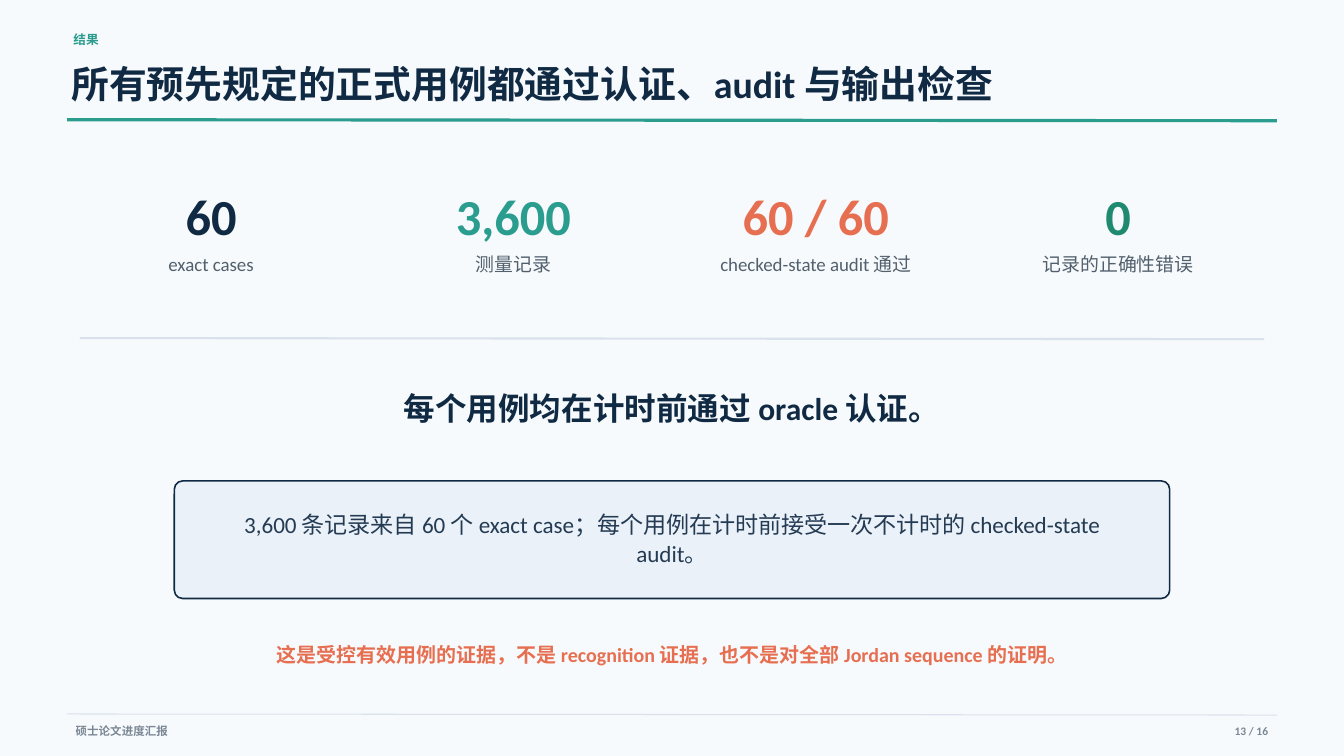
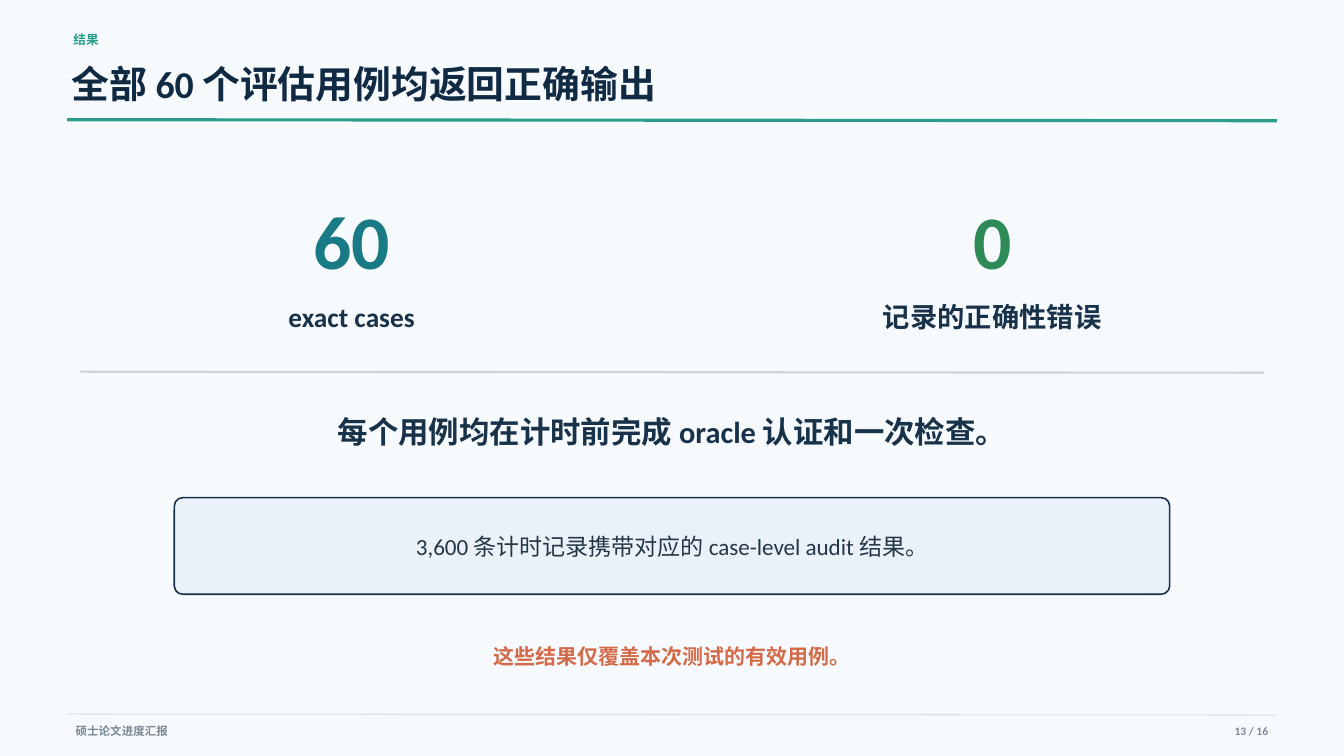
Before and after one commit to YixueWang983/jordan-sorting, a slide deck: slide 13 of presentations/progress_report/Jordan_Sorting_Progress_Report_ZH.pptx. Drawn at 1344x756 pixels with LibreOffice and Linux fonts; fonts in the diff are those of the drawing. Boxes give left, top, right and bottom in pixels: in the first picture for what was removed or moved away, otherwise in the second. Text is boxed around its words. In the diff, an @@ line names an element or a change of style, - is before the commit and + after.

```diff
--- a/presentations/progress_report/Jordan_Sorting_Progress_Report_ZH.pptx
+++ b/presentations/progress_report/Jordan_Sorting_Progress_Report_ZH.pptx
@@ text at (71, 65, 656, 102): text changed @@
-所有预先规定的正式用例都通过认证、audit 与输出检查
+全部 60 个评估用例均返回正确输出
@@ text "60": place and size @@
-text "60" at (186, 200, 237, 236)
+text "60" at (313, 217, 390, 270)
@@ text "60" at (313, 217, 390, 270): size 36 to 54 pt, text colour #102A43 to #187A84 @@
@@ text removed at (456, 200, 571, 242) @@
-3,600
@@ text removed at (743, 200, 889, 236) @@
-60 / 60
@@ text "0": place and size @@
-text "0" at (1105, 202, 1131, 236)
+text "0" at (973, 219, 1011, 270)
@@ text "0" at (973, 219, 1011, 270): size 36 to 54 pt, text colour #1F8A70 to #2E8B57 @@
@@ text removed at (476, 255, 551, 273) @@
-测量记录
@@ text removed at (720, 255, 912, 272) @@
-checked-state audit 通过
@@ text "exact cases" at (288, 309, 414, 328): size 13.5 to 19.5 pt, text colour #52606D to #18324A, bold on; vertical alignment top to middle @@
@@ text "exact cases": place and size @@
-text "exact cases" at (168, 259, 254, 271)
+text "exact cases" at (288, 309, 414, 328)
@@ text "记录的正确性错误": place and size @@
-text "记录的正确性错误" at (1043, 255, 1193, 273)
+text "记录的正确性错误" at (883, 303, 1102, 330)
@@ text "记录的正确性错误" at (883, 303, 1102, 330): size 13.5 to 19.5 pt, text colour #52606D to #18324A, bold on; vertical alignment top to middle @@
@@ line moved from (80, 338) - (1264, 339) to (80, 372) - (1264, 373) @@
@@ line (80, 372) - (1264, 373): stroke #D9E2EC 1.5 pt to #CBD5DE 1.5 pt @@
@@ text at (338, 417, 1006, 446): text changed; size 22.5 to 21.8 pt; text colour #102A43 to #18324A @@
-每个用例均在计时前通过 oracle 认证。
+每个用例均在计时前完成 oracle 认证和一次检查。
@@ rounded rectangle: place and size @@
-rounded rectangle at (174, 481, 1171, 599)
+rounded rectangle at (174, 498, 1171, 595)
@@ rounded rectangle at (174, 498, 1171, 595): outline #102A43 1.13 pt to #18324A 1.13 pt; proportions changed @@
@@ text at (416, 535, 928, 558): text changed; text colour #243B53 to #243746 @@
-3,600 条记录来自 60 个 exact case；每个用例在计时前接受一次不计时的 checked-state audit。
+3,600 条计时记录携带对应的 case-level audit 结果。
@@ text at (493, 646, 850, 666): text changed; size 14.2 to 15 pt; text colour #E76F51 to #D36B4A @@
-这是受控有效用例的证据，不是 recognition 证据，也不是对全部 Jordan sequence 的证明。
+这些结果仅覆盖本次测试的有效用例。
```
Also in this commit, not shown: 8 other slides changed, 5 other files.
